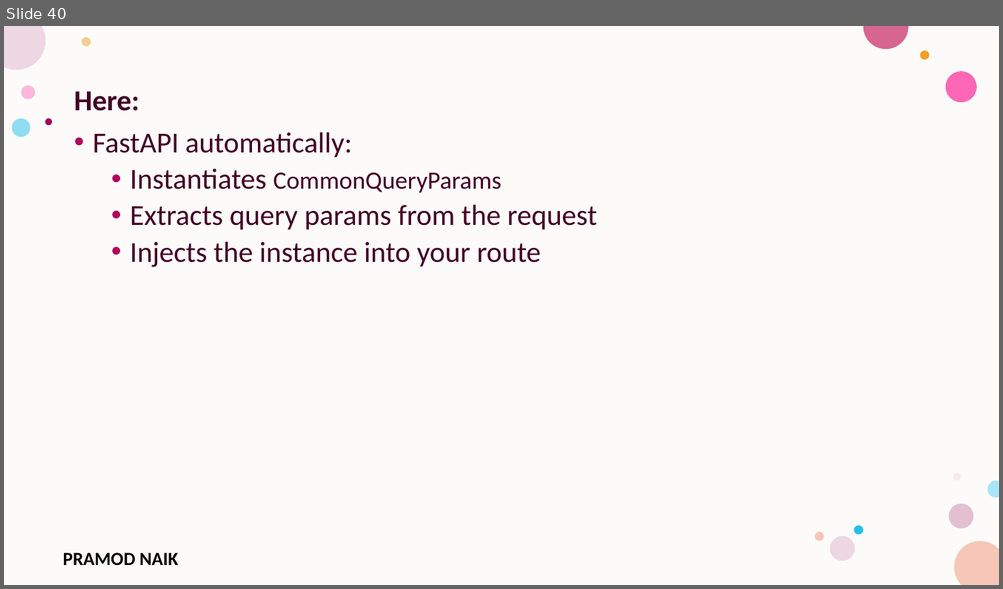
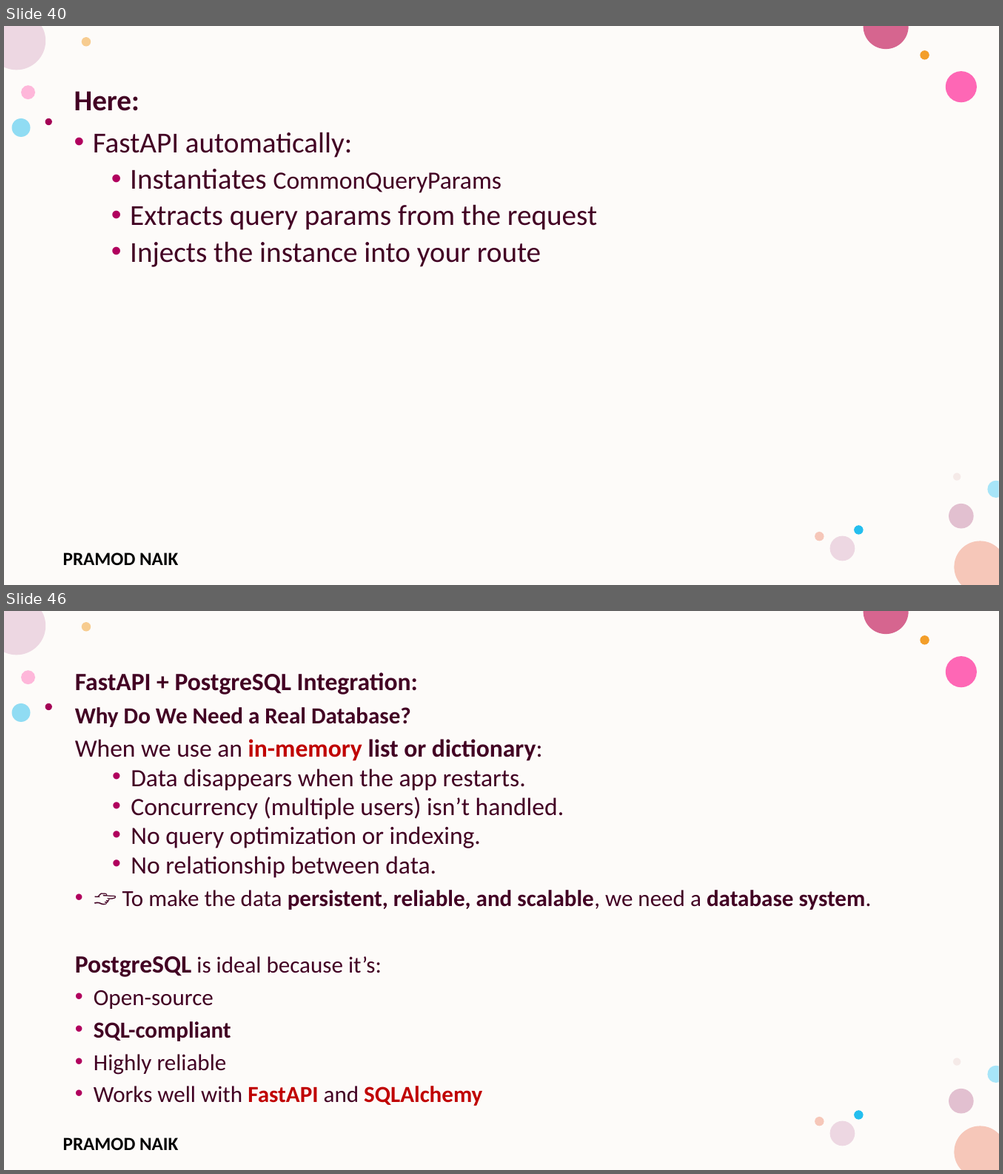
Before and after one commit to PRAMODNAIK-DEV/Backend-Dev-using-Python-FastAPI, a slide deck: FastAPI/FastAPI- Intermediate.pptx. Shown one above the other, each under a label of ours: slide 40 before the commit, slides 40 and 46 after it; the slides between them are not shown. The pictures are 1003x589 and 1003x1174 pixels, drawn with LibreOffice and Linux fonts; fonts in the diff are those of the drawing; background and template pictures are left out. Boxes give left, top, right and bottom in pixels: in the first picture for what was removed or moved away, otherwise in the second. Text is boxed around its words. In the diff, an @@ line names an element or a change of style, - is before the commit and + after.

Commit message:
FastAPI + PostgreSQL

```diff
--- a/FastAPI/FastAPI- Intermediate.pptx
+++ b/FastAPI/FastAPI- Intermediate.pptx
@@ slide 46 added at (x1=4, y1=611, x2=999, y2=1170), background #FFFFFF; not listed: 17 template elements that a slide beside it also shows @@
@@ text added at (x1=75, y1=672, x2=871, y2=1106), 24.1 pt, text #420023 @@
+FastAPI + PostgreSQL Integration:
+Why Do We Need a Real Database?
+When we use an in-memory list or dictionary:
+  • Data disappears when the app restarts.
+  • Concurrency (multiple users) isn’t handled.
+  • No query optimization or indexing.
+  • No relationship between data.
+• 👉 To make the data persistent, reliable, and scalable, we need a database system.
+PostgreSQL is ideal because it’s:
+• Open-source
+• SQL-compliant
+• Highly reliable
+• Works well with FastAPI and SQLAlchemy
```
Also in this commit, not shown: 2 slides changed, 17 other slides added, 3 other files.
